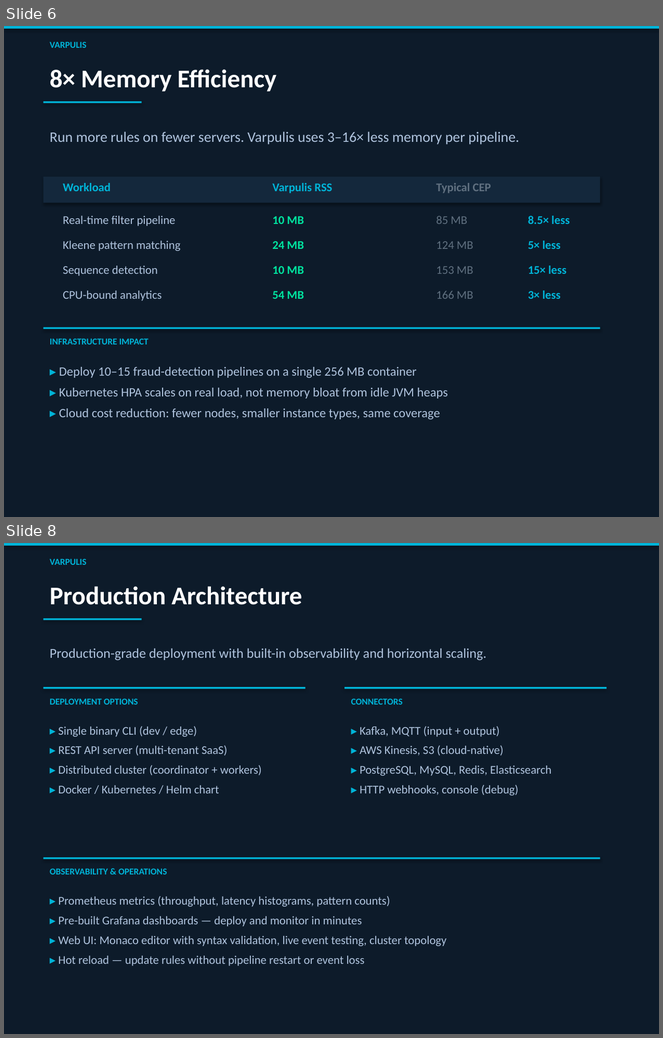
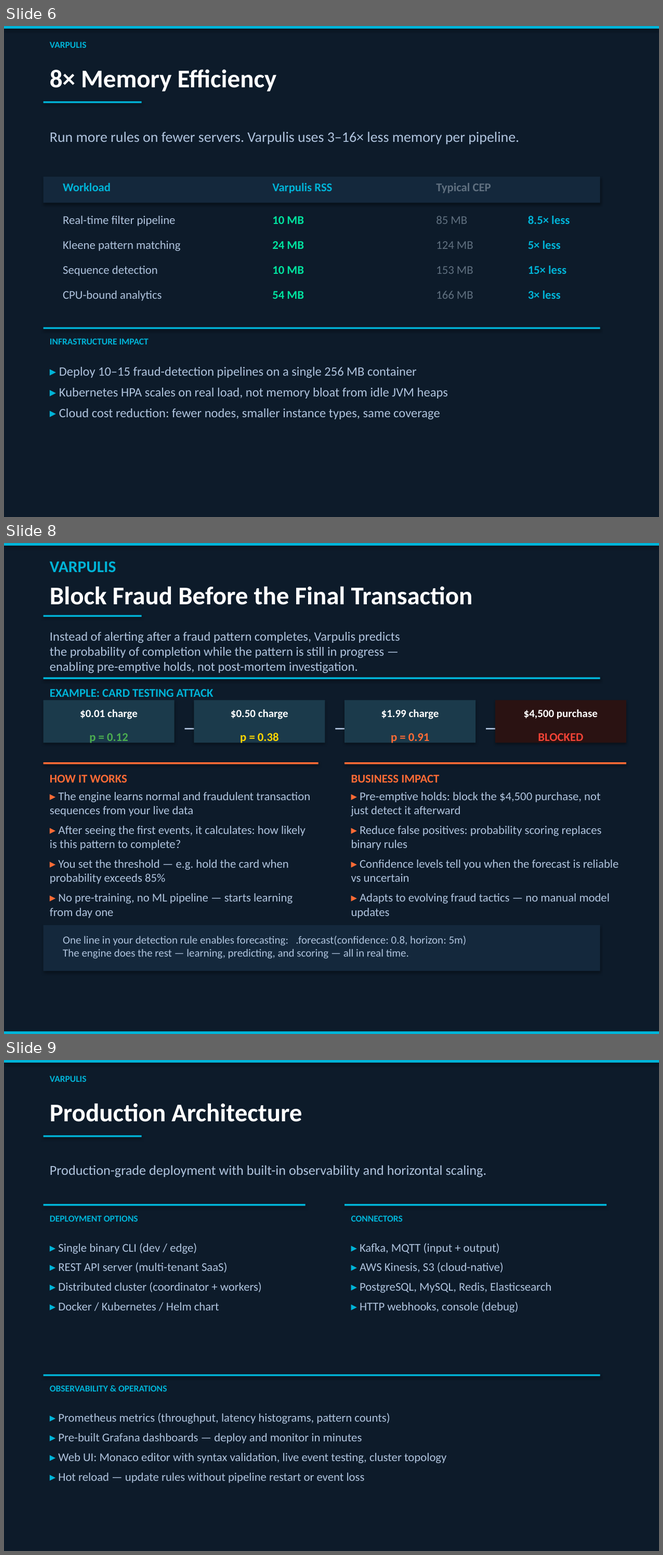
Before and after one commit to varpulis/varpulis, a slide deck: presentations/Varpulis_Financial_Services.pptx. Shown one above the other, each under a label of ours: slides 6 and 8 before the commit, slides 6, 8 and 9 after it; the slides between them are not shown. The pictures are 663x1038 and 663x1555 pixels, drawn with LibreOffice and Linux fonts; fonts in the diff are those of the drawing. Boxes give left, top, right and bottom in pixels: in the first picture for what was removed or moved away, otherwise in the second. Text is boxed around its words. In the diff, an @@ line names an element or a change of style, - is before the commit and + after.

```diff
--- a/presentations/Varpulis_Financial_Services.pptx
+++ b/presentations/Varpulis_Financial_Services.pptx
@@ slide 8 added at (4,543,659,1034), background #0D1B2A @@
@@ rectangle added at (4,543,659,546), fill #00B4D8 @@
@@ text added at (50,561,116,572), 18 pt, text #00B4D8, bold @@
+VARPULIS
@@ text added at (50,586,473,605), 28 pt, text #FFFFFF, bold @@
+Block Fraud Before the Final Transaction
@@ rectangle added at (44,615,142,617), fill #00B4D8 @@
@@ text added at (50,632,400,673), 14 pt, text #B0C4DE @@
+Instead of alerting after a fraud pattern completes, Varpulis predicts
+the probability of completion while the pattern is still in progress —
+enabling pre-emptive holds, not post-mortem investigation.
@@ rectangle added at (44,677,600,679), fill #00B4D8 @@
@@ text added at (50,689,214,697), 13 pt, text #00B4D8, bold @@
+EXAMPLE: CARD TESTING ATTACK
@@ rectangle added at (44,700,175,743), fill #1B3A4B @@
@@ text added at (80,709,138,719), 12 pt, text #FFFFFF, bold @@
+$0.01 charge
@@ text added at (178,714,191,733), 20 pt, text #B0C4DE @@
+→
@@ rectangle added at (194,700,325,743), fill #1B3A4B @@
@@ text added at (231,709,288,719), 12 pt, text #FFFFFF, bold @@
+$0.50 charge
@@ text added at (328,714,341,733), 20 pt, text #B0C4DE @@
+→
@@ rectangle added at (345,700,476,743), fill #1B3A4B @@
@@ text added at (382,709,439,719), 12 pt, text #FFFFFF, bold @@
+$1.99 charge
@@ text added at (479,714,492,733), 20 pt, text #B0C4DE @@
+→
@@ rectangle added at (495,700,626,743), fill #2A1212 @@
@@ text added at (524,709,598,719), 12 pt, text #FFFFFF, bold @@
+$4,500 purchase
@@ text added at (89,733,128,745), 13 pt, text #4CAF50, bold @@
+p = 0.12
@@ text added at (240,733,279,744), 13 pt, text #FFD700, bold @@
+p = 0.38
@@ text added at (391,733,430,745), 13 pt, text #FF6B35, bold @@
+p = 0.91
@@ text added at (538,733,583,741), 13 pt, text #F44336, bold @@
+BLOCKED
@@ rectangle added at (44,762,319,765), fill #FF6B35 @@
@@ text added at (50,775,127,783), 13 pt, text #FF6B35, bold @@
+HOW IT WORKS
@@ rectangle added at (345,762,626,765), fill #FF6B35 @@
@@ text added at (351,775,439,783), 13 pt, text #FF6B35, bold @@
+BUSINESS IMPACT
@@ text added at (50,792,310,918), 13 pt, text #B0C4DE @@
+▸ The engine learns normal and fraudulent transaction sequences from your live data
+▸ After seeing the first events, it calculates: how likely is this pattern to complete?
+▸ You set the threshold — e.g. hold the card when probability exceeds 85%
+▸ No pre-training, no ML pipeline — starts learning from day one
@@ text added at (351,792,619,918), 13 pt, text #B0C4DE @@
+▸ Pre-emptive holds: block the $4,500 purchase, not just detect it afterward
+▸ Reduce false positives: probability scoring replaces binary rules
+▸ Confidence levels tell you when the forecast is reliable vs uncertain
+▸ Adapts to evolving fraud tactics — no manual model updates
@@ rectangle added at (44,926,600,971), fill #14283C @@
@@ text added at (63,936,467,959), 12 pt, text #B0C4DE @@
+One line in your detection rule enables forecasting: .forecast(confidence: 0.8, horizon: 5m)
+The engine does the rest — learning, predicting, and scoring — all in real time.
@@ rectangle added at (4,1032,659,1034), fill #00B4D8 @@
@@ what was slide 8 is now slide 9 @@
```
Also in this commit, not shown: 2 slides changed, 1 other slide added, 2 other files.
